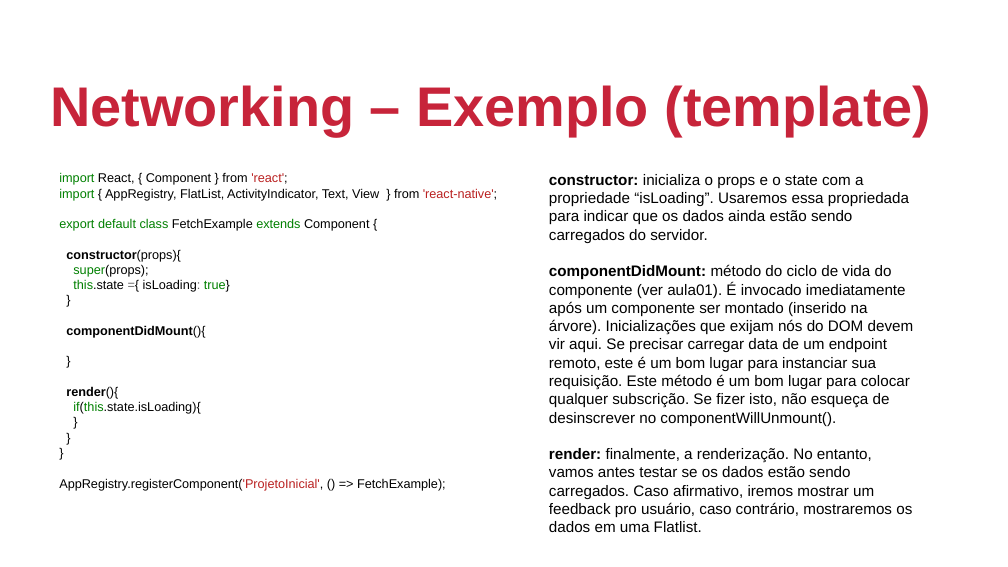
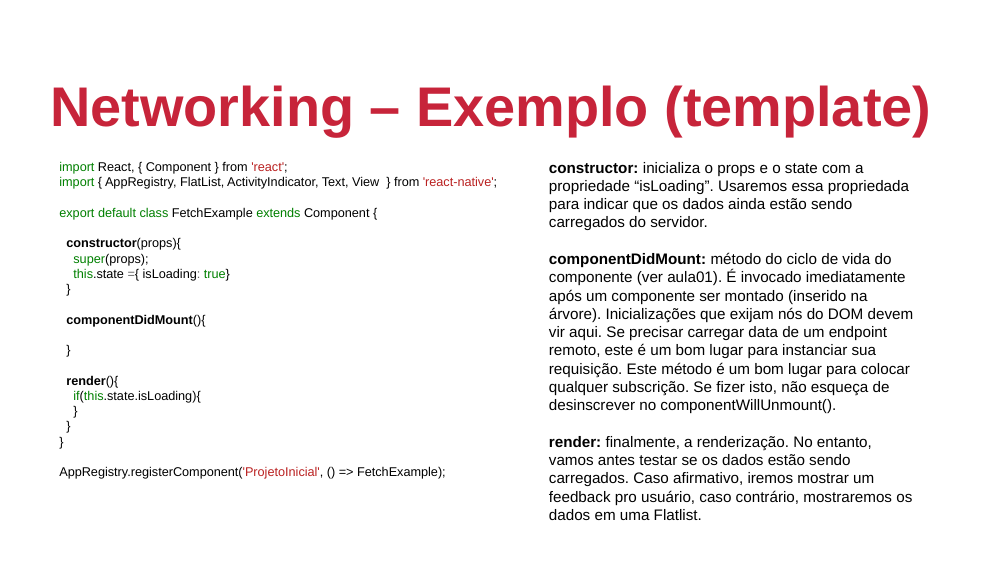
Before and after one commit to johnmagt/PIDM-2019_2, a slide deck: slide 47 of SLIDES/aula02.odp (slide 45 before the commit). Drawn at 1008x567 pixels with LibreOffice and Linux fonts; fonts in the diff are those of the drawing; background and template pictures are left out. Boxes give left, top, right and bottom in pixels: in the first picture for what was removed or moved away, otherwise in the second. Text is boxed around its words. In the diff, an @@ line names an element or a change of style, - is before the commit and + after.

Commit message:
aula 02

```diff
--- a/SLIDES/aula02.odp
+++ b/SLIDES/aula02.odp
@@ text "import React, { Component } ..." at bbox=[59, 161, 497, 479]: vertical alignment top to middle @@
@@ text "constructor: inicializa o props e ..." at bbox=[549, 162, 914, 520]: vertical alignment top to middle @@
```
Also in this commit, not shown: 31 other slides changed, 2 slides added, 6 other files.
